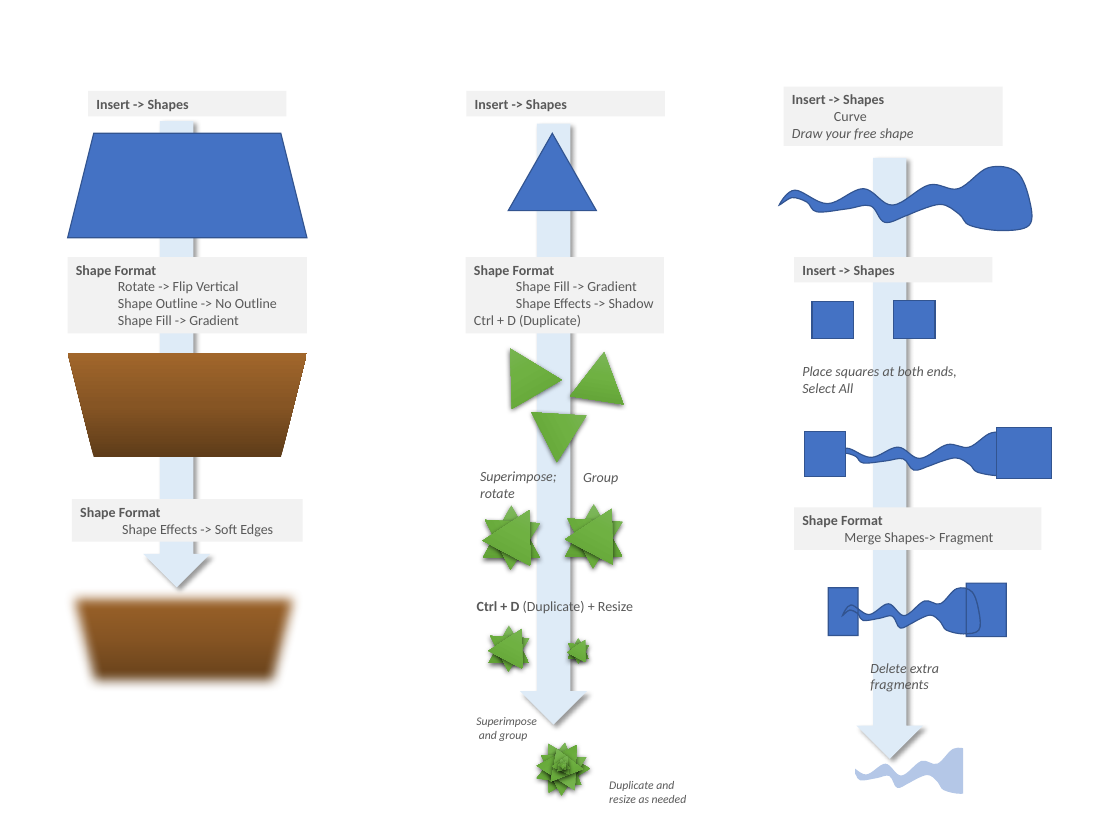
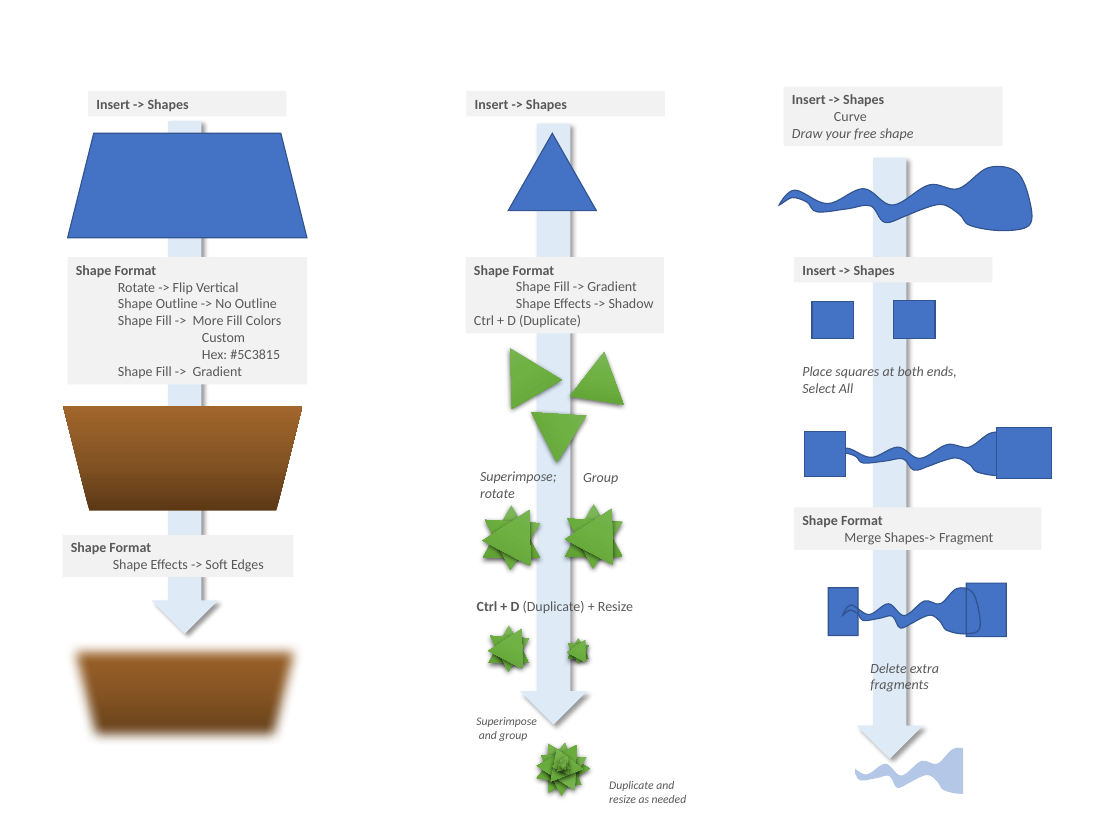
Before and after one commit to guerrero-fj/my-website, a slide deck: slide 2 of assets/hja_slides_fg.pptx. Drawn at 1120x840 pixels with LibreOffice and Linux fonts; fonts in the diff are those of the drawing. Boxes give left, top, right and bottom in pixels: in the first picture for what was removed or moved away, otherwise in the second. Text is boxed around its words. In the diff, an @@ line names an element or a change of style, - is before the commit and + after.

```diff
--- a/assets/hja_slides_fg.pptx
+++ b/assets/hja_slides_fg.pptx
@@ down arrow resized from (x1=144, y1=121, x2=211, y2=587) to (x1=151, y1=121, x2=218, y2=634) @@
@@ rectangle "Shape Format" resized from (x1=68, y1=257, x2=308, y2=334) to (x1=68, y1=257, x2=308, y2=384) @@
@@ text in rectangle at (x1=118, y1=315, x2=281, y2=359): paragraphs added @@
+Shape Fill -> More Fill Colors
+Custom
+Hex: #5C3815
@@ trapezoid moved from (x1=68, y1=353, x2=308, y2=457) to (x1=63, y1=406, x2=302, y2=510) @@
@@ trapezoid at (x1=63, y1=406, x2=302, y2=510): fill gradient #5F3C1A to #875625 to #A1662B to gradient #5C3815 to #875625 to #A1662B @@
@@ rectangle "Shape Format" moved from (x1=72, y1=499, x2=303, y2=541) to (x1=62, y1=535, x2=293, y2=577) @@
@@ trapezoid moved from (x1=57, y1=587, x2=309, y2=691) to (x1=59, y1=641, x2=311, y2=745) @@
```
Also in this commit, not shown: 1 other file.
